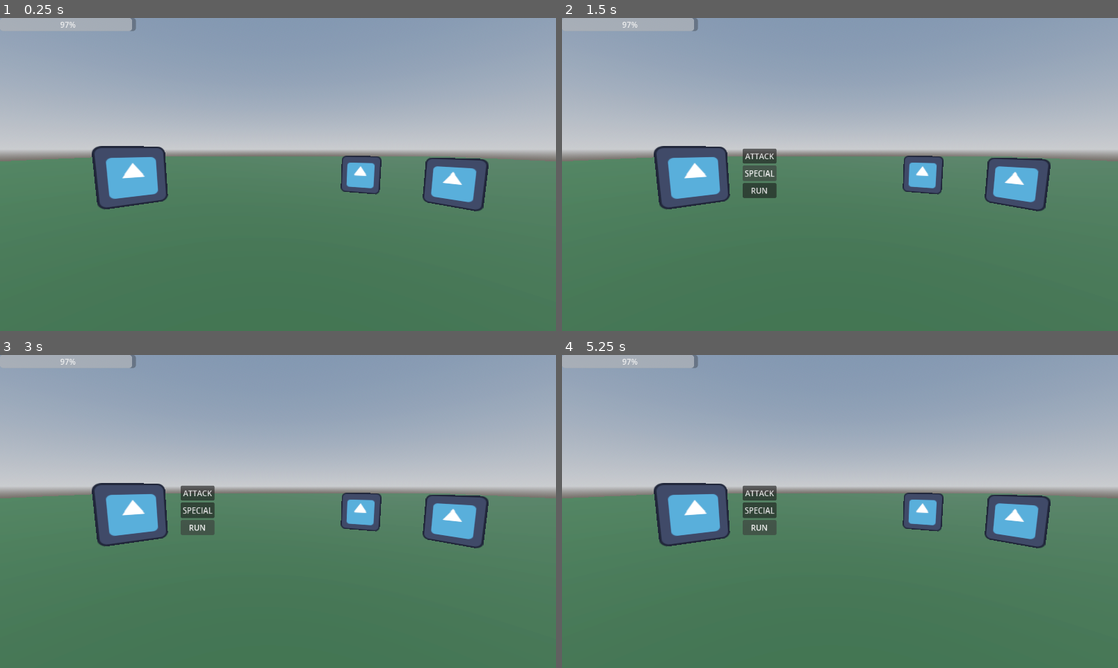
Above: before the commit, frames 1-4 (two rows, left to right).
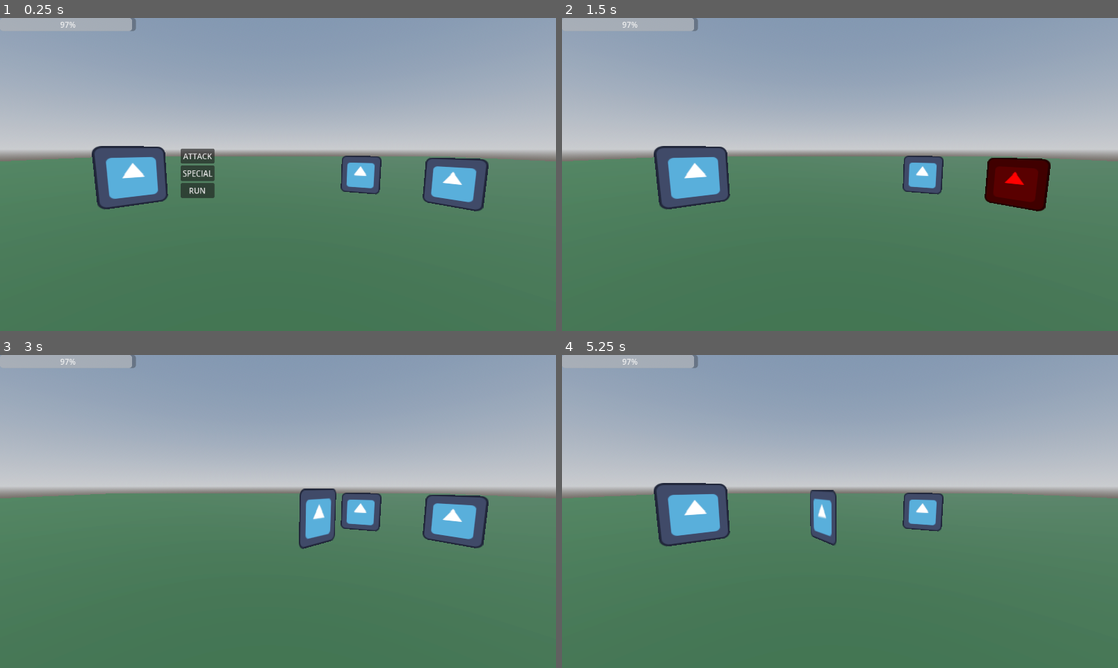
Above: after the commit, the same moments.

Repository: pollution0504/diceGame
Game: Godot game, scene res://Combat/battle_scene.tscn
Two runs of this game, one before a commit and one after it. Both use one fixed random seed, a clock stepped at 60 frames per second and the inputs below. The project has no main scene, so this scene is started directly. The engine's default icon, where the game draws it, is replaced by a stand-in: a white triangle on a blue panel in a dark square.
Inputs (mouse positions are in pixels of both pictures, inside the frame that each line leads up to):
- Up to frame 1 (0.25 s): no input
- Up to frame 2 (1.5 s): click (762, 155) at 0.5 s, where only the run after the commit has a clickable "ATTACK"; click (762, 174) at 1.25 s, where only the run before the commit has a clickable "SPECIAL"
- Up to frame 3 (3 s): click (200, 527) at 2 s, where only the run before the commit has a clickable "RUN"; tap Enter (ui_accept) at 2.75 s; hold D (right) from 2.78 s (still down)
- Up to frame 4 (5.25 s): tap Enter (ui_accept) at 3.02, 3.77 s; release D (right) at 3.53 s; hold A (left) 3.53-4.28 s; hold D (right) from 4.28 s (still down)

The runs differ from the first frame. In frame 1, 0.9% of the frame differs, in the area x 32-39%, y 41-58%; in frame 2, 2.6%; in frame 3, 4.5%, in the area x 16-61%, y 40-62%; in frame 4, 3.4%.

Commit message:
nothing new...
tried making a sword slash during player's attack, but i couldn't get it to work between the tween of the player coming down from the jump :(

Diff:
--- a/Combat/battle_entity.gd
+++ b/Combat/battle_entity.gd
@@ -8,10 +8,6 @@
 
 var current_mp: int = 40
 var current_health := 0
-
-
-
-
 
 var active := false
 #var items := Array[Consumable]
--- a/Combat/battle_player.gd
+++ b/Combat/battle_player.gd
@@ -1,5 +1,8 @@
 extends BattleAlly
 class_name BattlePlayer
+
+const sword_slice = preload("uid://gcae02jhx2mt")
+@onready var audio_stream_player_2d = $"../AudioStreamPlayer2D"
 
 @export var health_bar : ProgressBar
 
@@ -32,7 +35,6 @@
 		.set_trans(Tween.TRANS_SINE).set_ease(Tween.EASE_OUT)
 	tween.chain().tween_property(self, "global_position:y", global_position.y, 0.2)\
 		.set_trans(Tween.TRANS_SINE).set_ease(Tween.EASE_IN)
-
 	# 3. Return to base
 	tween.chain().tween_property(self, "global_position", original_position, 0.4)\
 		.set_trans(Tween.TRANS_QUAD).set_ease(Tween.EASE_IN_OUT)
--- a/Combat/battle_scene.gd
+++ b/Combat/battle_scene.gd
@@ -21,6 +21,11 @@
 var selection_index := 0
 
 func _ready():
+	start_battle_music()
+	instantiate_entities()
+	start_battle()
+
+func start_battle_music() -> void:
 	audio_stream_player_2d.stream = boxing_bell
 	audio_stream_player_2d.play()
 
@@ -28,9 +33,6 @@
 
 	audio_stream_player_2d.stream = battle_music
 	audio_stream_player_2d.play()
-
-	instantiate_entities()
-	start_battle()
 
 func instantiate_entities():
 	var cm : CombatMenu = COMBAT_MENU.instantiate()
Not shown, added: SFX/SwordSlice.mp3.import
Not shown, added: SFX/SwordSlice.mp3
